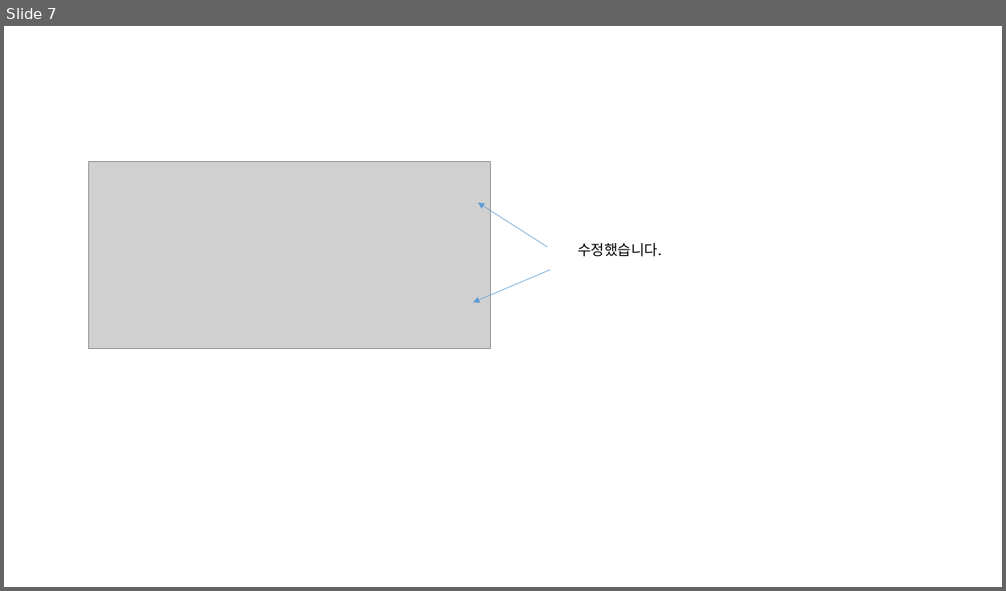
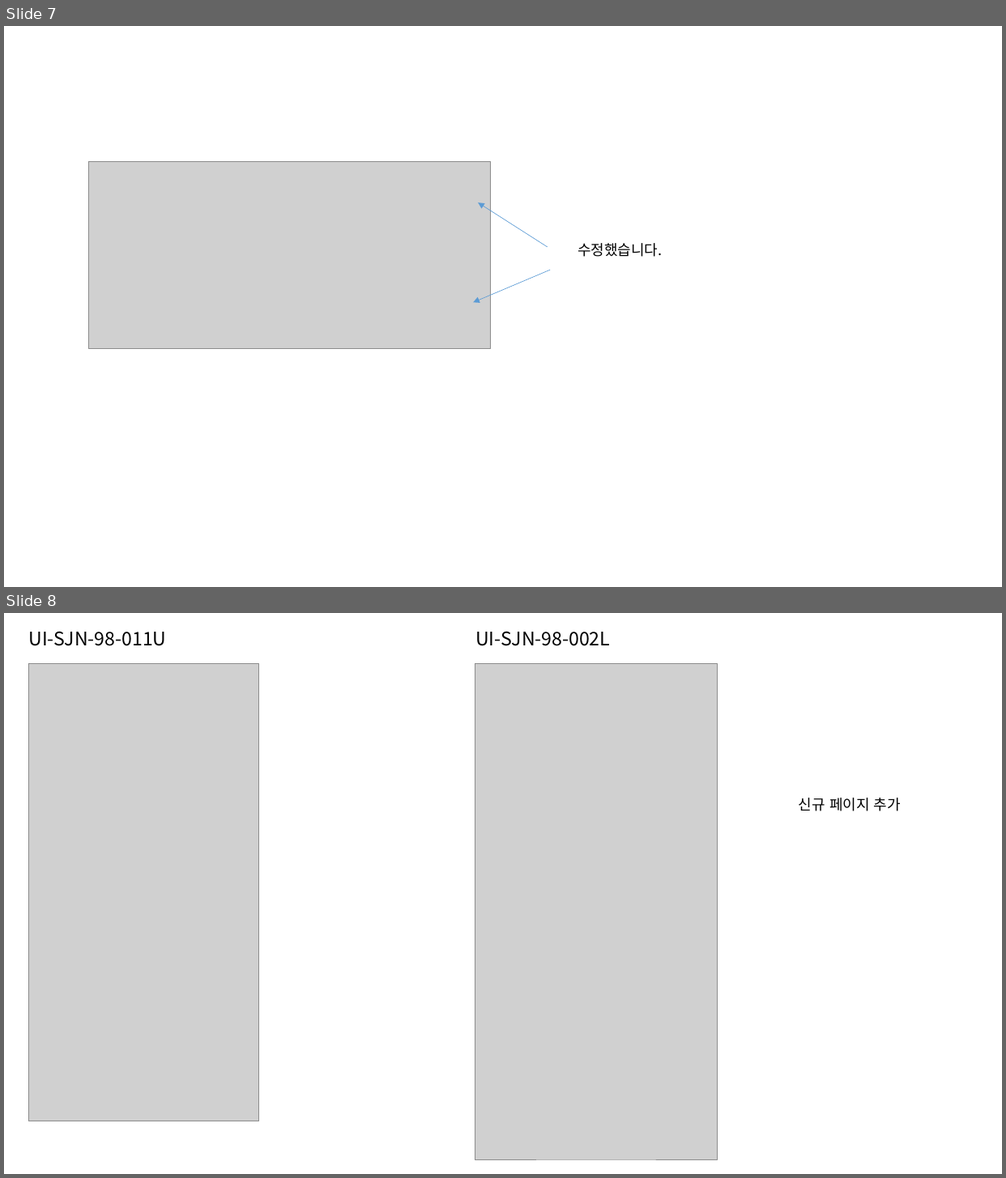
Before and after one commit to jeoungGyy/sejong, a slide deck: ppt/04-18.pptx. Shown one above the other, each under a label of ours: slide 7 before the commit, slides 7 and 8 after it. The pictures are 1006x591 and 1006x1178 pixels, drawn with LibreOffice and Linux fonts; fonts in the diff are those of the drawing; grey boxes stand for pictures. Boxes give left, top, right and bottom in pixels: in the first picture for what was removed or moved away, otherwise in the second. Text is boxed around its words. In the diff, an @@ line names an element or a change of style, - is before the commit and + after.

Commit message:
로그인 페이지 추가

```diff
--- a/ppt/04-18.pptx
+++ b/ppt/04-18.pptx
@@ slide 8 added at box(4, 613, 1002, 1174), background #FFFFFF @@
@@ text added at box(28, 631, 166, 646), 18 pt, text #000000 @@
+UI-SJN-98-011U
@@ text added at box(475, 631, 610, 646), 18 pt, text #000000 @@
+UI-SJN-98-002L
@@ picture added at box(28, 664, 259, 1122) @@
@@ picture added at box(475, 664, 718, 1161) @@
@@ text added at box(799, 798, 901, 811), 14 pt, text #000000 @@
+신규 페이지 추가
```
Also in this commit, not shown: 9 other files.
